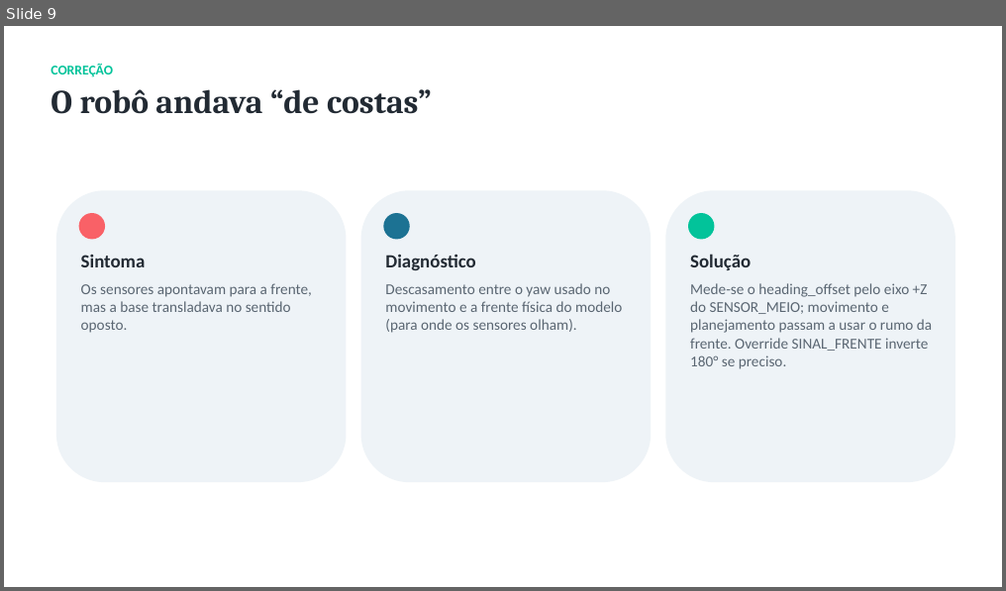
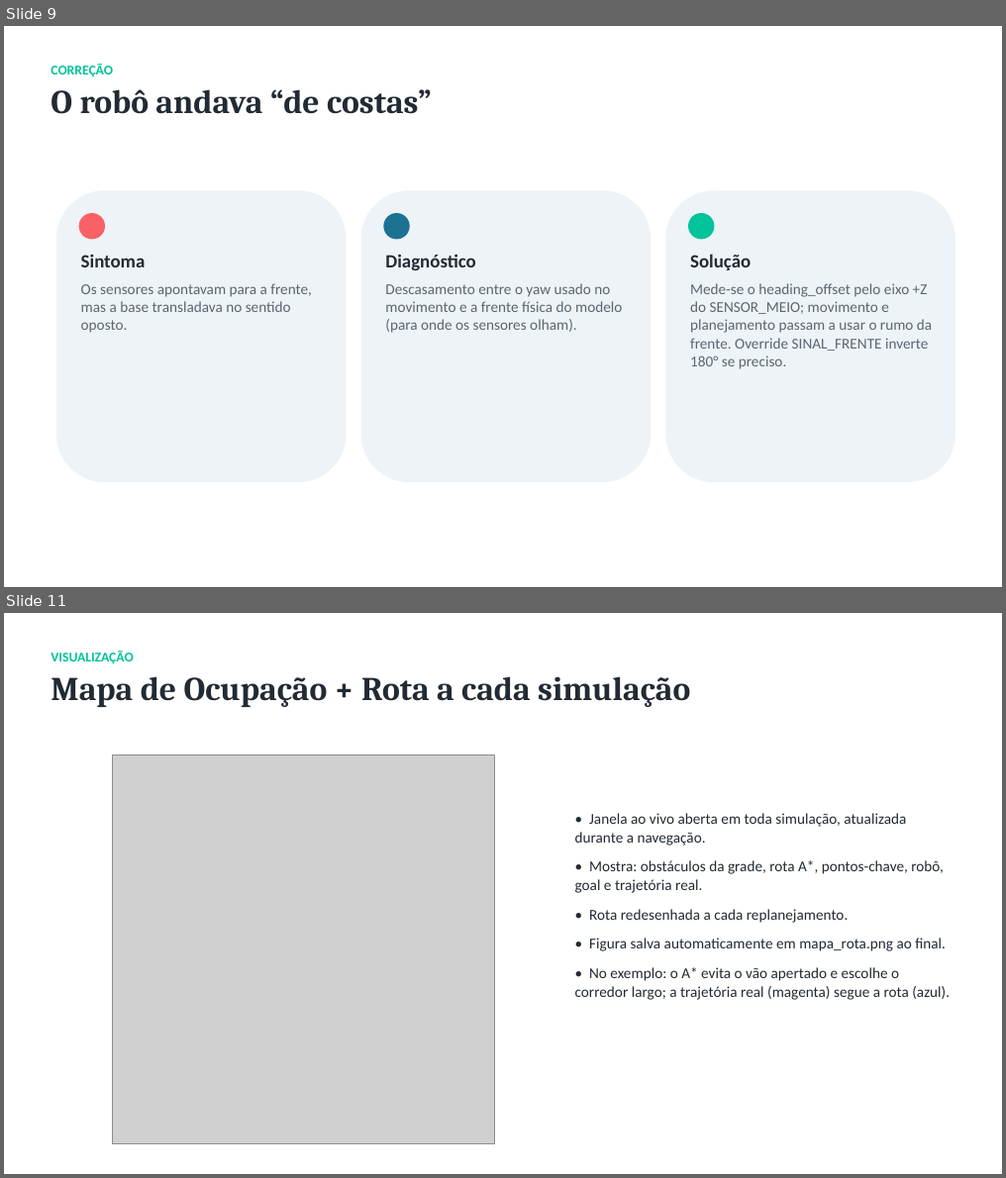
Before and after one commit to Heitorfa/VREP_DWA, a slide deck: docs/Apresentacao_Navegacao_Autonoma.pptx. Shown one above the other, each under a label of ours: slide 9 before the commit, slides 9 and 11 after it; the slides between them are not shown. The pictures are 1006x591 and 1006x1178 pixels, drawn with LibreOffice and Linux fonts; fonts in the diff are those of the drawing; grey boxes stand for pictures. Boxes give left, top, right and bottom in pixels: in the first picture for what was removed or moved away, otherwise in the second. Text is boxed around its words. In the diff, an @@ line names an element or a change of style, - is before the commit and + after.

```diff
--- a/docs/Apresentacao_Navegacao_Autonoma.pptx
+++ b/docs/Apresentacao_Navegacao_Autonoma.pptx
@@ slide 11 added at [4,613,1002,1174], background #FFFFFF @@
@@ text added at [51,651,690,707], 32 pt, text #222A33, bold @@
+VISUALIZAÇÃO
+Mapa de Ocupação + Rota a cada simulação
@@ picture added at [113,756,494,1145] @@
@@ text added at [575,813,949,1000], 14.5 pt, text #222A33 @@
+• Janela ao vivo aberta em toda simulação, atualizada durante a navegação.
+• Mostra: obstáculos da grade, rota A*, pontos-chave, robô, goal e trajetória real.
+• Rota redesenhada a cada replanejamento.
+• Figura salva automaticamente em mapa_rota.png ao final.
+• No exemplo: o A* evita o vão apertado e escolhe o corredor largo; a trajetória real (magenta) segue a rota (azul).
```
Also in this commit, not shown: 2 slides changed, 2 other slides added, 1 slide removed, 11 other files.
